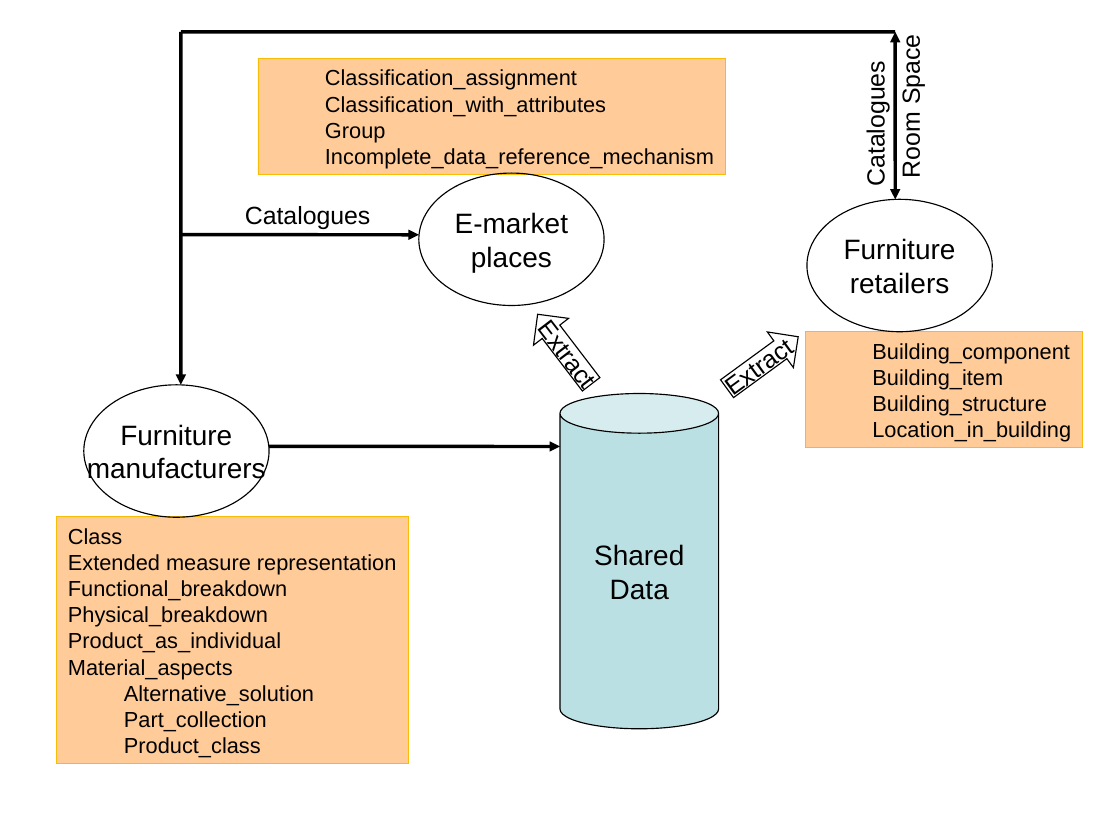
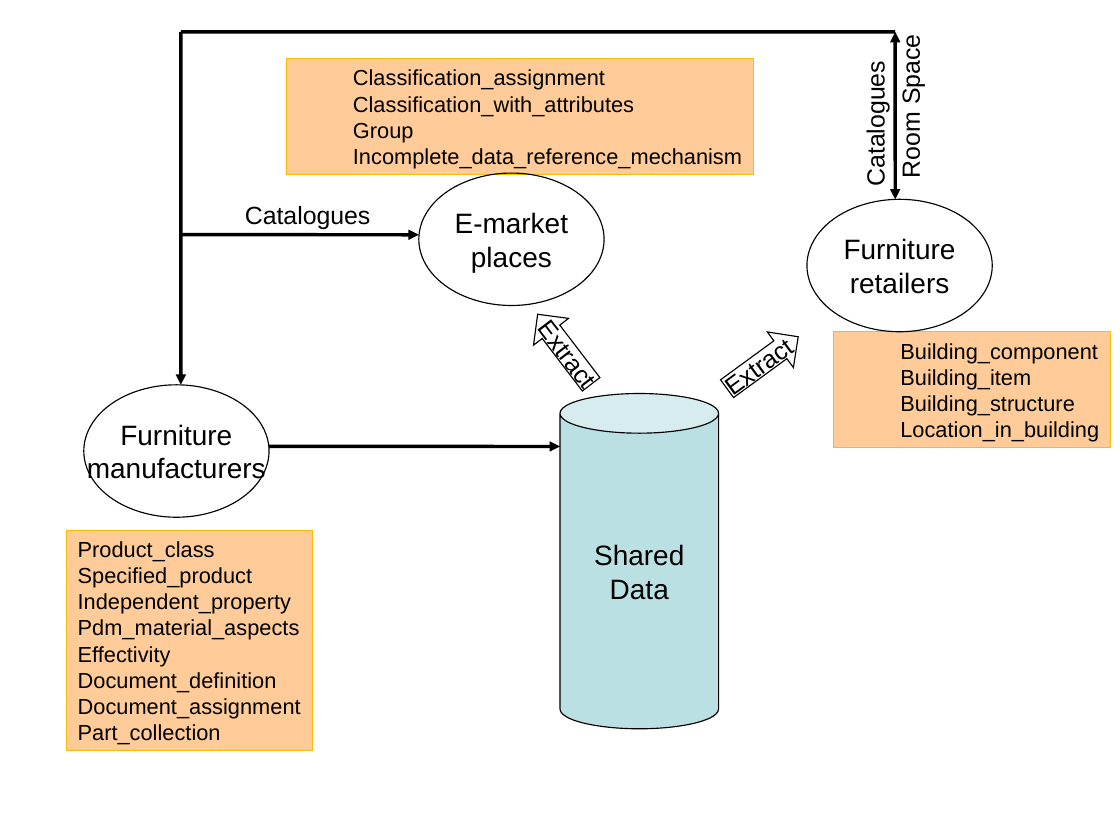
Before and after one commit to starseeker/stepmod_mirror, a slide deck: slide 1 of data/application_protocols/furniture_catalog_and_interior_design/figure1.ppt. Drawn at 1120x840 pixels with LibreOffice and Linux fonts; fonts in the diff are those of the drawing. Boxes give left, top, right and bottom in pixels: in the first picture for what was removed or moved away, otherwise in the second. Text is boxed around its words. In the diff, an @@ line names an element or a change of style, - is before the commit and + after.

```diff
--- a/data/application_protocols/furniture_catalog_and_interior_design/figure1.ppt
+++ b/data/application_protocols/furniture_catalog_and_interior_design/figure1.ppt
@@ rectangle "Classification_assignment": place and size @@
-rectangle "Classification_assignment" at <box>258,58,726,175</box>
+rectangle "Classification_assignment" at <box>286,58,754,175</box>
@@ rectangle "Building_component": place and size @@
-rectangle "Building_component" at <box>805,332,1083,448</box>
+rectangle "Building_component" at <box>833,332,1111,448</box>
@@ rectangle "Product_class": place and size @@
-rectangle "Product_class" at <box>57,516,409,763</box>
+rectangle "Product_class" at <box>67,530,312,750</box>
@@ text in rectangle at <box>78,541,301,719</box>: text changed @@
-Class
-Extended measure representation
-Functional_breakdown
-Physical_breakdown
-Product_as_individual
-Material_aspects
-  Alternative_solution
+Product_class
+Specified_product
+Independent_property
+Pdm_material_aspects
+Effectivity
+Document_definition
+Document_assignment
@@ text in rectangle at <box>124,737,261,758</box>: paragraph removed @@
-Product_class
```
Also in this commit, not shown: 2 other files.
